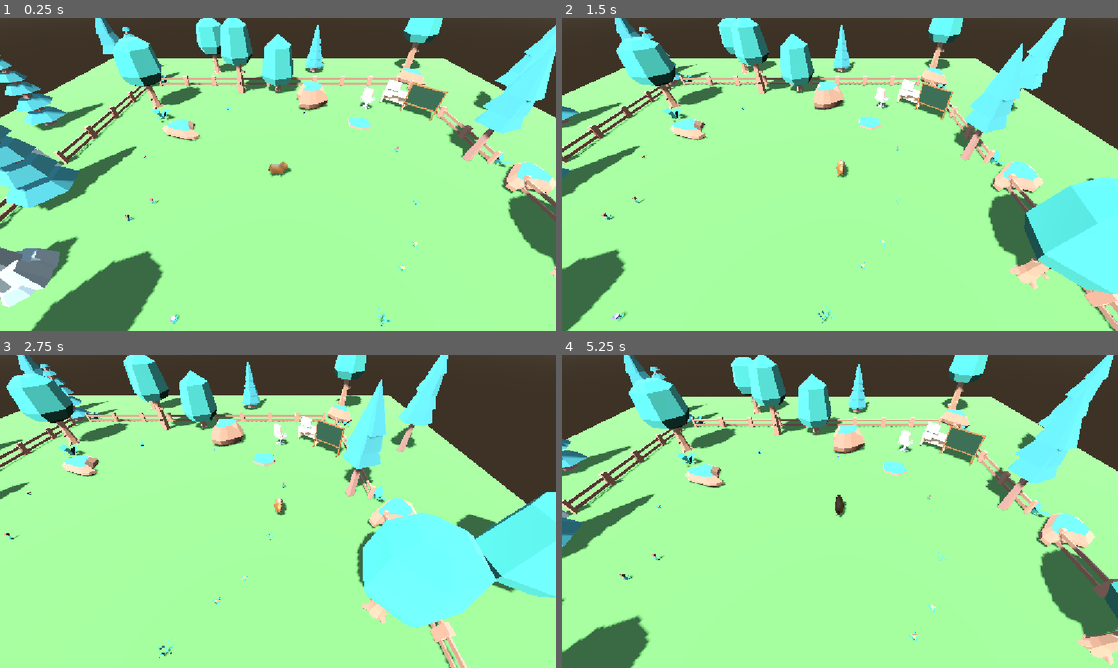
Above: before the commit, frames 1-4 (two rows, left to right).
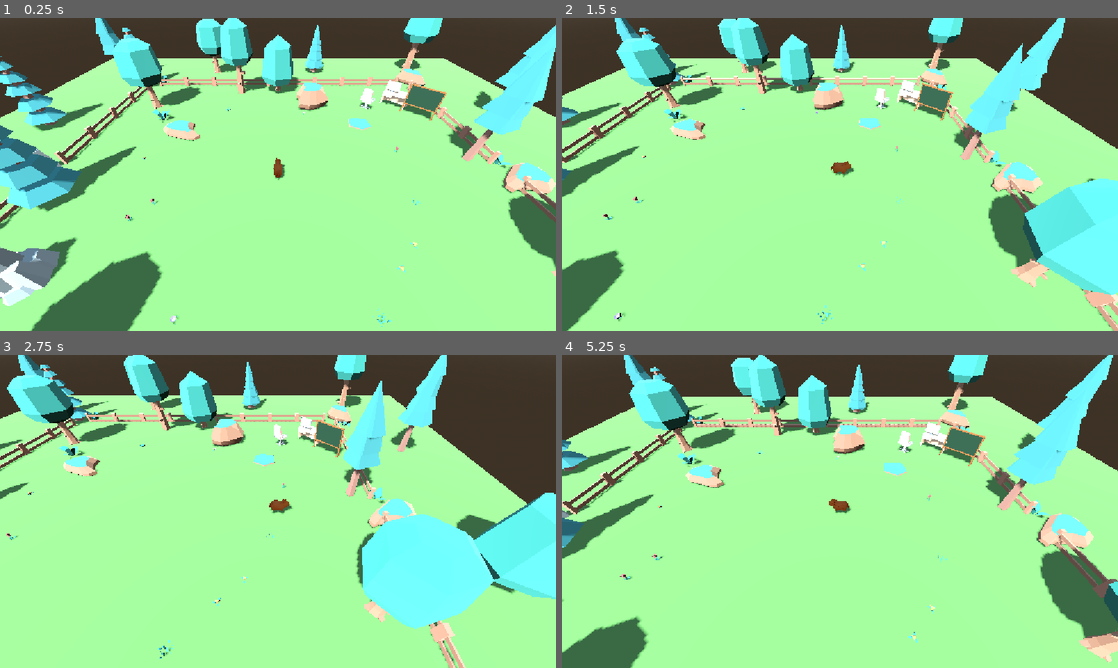
Above: after the commit, the same moments.

Repository: MatheusPatricioo/capivara-ia
Game: Godot game, scene res://scenes/world.tscn
Same seed, same stepped clock (60 frames per second), same inputs: the game is played once before the commit and once after it.
Inputs:
- Up to frame 1 (0.25 s): no input
- Up to frame 2 (1.5 s): tap Enter at 0.5 s; hold D (move_right) 0.53-1.28 s; hold Tab (toggle_control_mode) 0.53-1.28 s; hold S (move_backward) from 1.28 s (still down); tap Tab (toggle_control_mode) at 1.35 s
- Up to frame 3 (2.75 s): release S (move_backward) at 2.03 s; hold D (move_right) from 2.03 s (still down); hold Tab (toggle_control_mode) from 2.03 s (still down)
- Up to frame 4 (5.25 s): release D (move_right) at 2.78 s; release Tab (toggle_control_mode) at 2.78 s; hold W (move_forward) 2.78-3.53 s; tap Tab (toggle_control_mode) at 2.85, 4.35 s; hold Tab (toggle_control_mode) 3.53-4.28 s; hold A (move_left) 3.53-5.03 s; hold S (move_backward) from 5.03 s (still down); hold Tab (toggle_control_mode) from 5.03 s (still down)

The runs differ from the first frame. In frame 1, 3.4% of the frame differs, in the area x 0-100%, y 0-100%; in frame 2, 2.9%; in frame 3, 2.4%; in frame 4, 3.2%.

Commit message:
fix: capybara model orientation and unshaded brown material

Diff:
--- /dev/null
+++ b/world/assets/capybara/capybara_material.tres
@@ -0,0 +1,12 @@
+[gd_resource type="StandardMaterial3D" format=3 uid="uid://dyjn05a0muo0e"]
+
+[ext_resource type="Texture2D" uid="uid://celylyycf1ulb" path="res://assets/capybara/capybara_0.png" id="1_rsnfg"]
+
+[resource]
+resource_name = "material_0"
+shading_mode = 0
+diffuse_mode = 3
+specular_mode = 2
+albedo_color = Color(0.5045574, 0.3446613, 0.23411006, 1)
+albedo_texture = ExtResource("1_rsnfg")
+metadata/_gltf_primary_texture_coord = 0
--- a/world/scenes/capybara.tscn
+++ b/world/scenes/capybara.tscn
@@ -29,4 +29,6 @@
 script = ExtResource("3_capybara_body_animation")
 
 [node name="Model" parent="Body" instance=ExtResource("4_capybara_model")]
-transform = Transform3D(0.8, 0, 0, 0, 0.8, 0, 0, 0, 0.8, 0, 0.4, 0)
+position = Vector3(0, 0.4, 0)
+rotation = Vector3(0, 1.5707964, 0)
+scale = Vector3(0.8, 0.8, 0.8)
--- a/world/scenes/world.tscn
+++ b/world/scenes/world.tscn
@@ -62,7 +62,7 @@
 shadow_enabled = true
 
 [node name="Floor" type="MeshInstance3D" parent="." unique_id=6226552 groups=["navigation_source"]]
-transform = Transform3D(1, 0, 0, 0, 1, 0, 0, 0, 1, 0.0021317005, -0.04581511, -0.02206707)
+transform = Transform3D(1, 0, 0, 0, 1, 0, 0, 0, 1, 0.031867266, -0.0064371824, -0.0035171509)
 mesh = SubResource("PlaneMesh_floor")
 
 [node name="FloorBody" type="StaticBody3D" parent="Floor" unique_id=1769420020]
@@ -177,7 +177,7 @@
 [node name="GrassEast" parent="Nature/Flowers" unique_id=1708394374 instance=ExtResource("35_grass")]
 transform = Transform3D(1, 0, 0, 0, 1, 0, 0, 0, 1, 5, 0, 1.5)
 
-[node name="Bushes" type="Node3D" parent="Nature"]
+[node name="Bushes" type="Node3D" parent="Nature" unique_id=1274194001]
 
 [node name="BushNorthWest" parent="Nature/Bushes" unique_id=2067411809 instance=ExtResource("7_bush")]
 transform = Transform3D(2.5, 0, 0, 0, 2.5, 0, 0, 0, 2.5, -6.5, 0, -4.5)
@@ -185,7 +185,7 @@
 [node name="BushSouthEast" parent="Nature/Bushes" unique_id=1865379186 instance=ExtResource("7_bush")]
 transform = Transform3D(0, 0, 2.5, 0, 2.5, 0, -2.5, 0, 0, 6.5, 0, 7)
 
-[node name="Boundary" parent="." groups=["navigation_source"] instance=ExtResource("6_boundary")]
+[node name="Boundary" parent="." unique_id=173528842 groups=["navigation_source"] instance=ExtResource("6_boundary")]
 
 [node name="Workspace" type="Node3D" parent="." unique_id=1589149773 groups=["navigation_source"]]
 transform = Transform3D(0.70710677, 0, -0.70710677, 0, 1, 0, 0.70710677, 0, 0.70710677, 6.5, 0, -6.5)
@@ -196,6 +196,6 @@
 [node name="Chalkboard" parent="Workspace" unique_id=2146862181 instance=ExtResource("5_chalkboard")]
 transform = Transform3D(1, 0, 0, 0, 1, 0, 0, 0, 1, 2.2, 0, 0)
 
-[node name="NavigationRegion" type="NavigationRegion3D" parent="."]
+[node name="NavigationRegion" type="NavigationRegion3D" parent="." unique_id=1730609506]
 navigation_mesh = SubResource("NavigationMesh_walkable_area")
 script = ExtResource("8_world_navigation")
Binary file changed: world/assets/capybara/capybara.glb
Not shown, added: world/assets/capybara/capybara.glb.import
Binary file added: world/assets/capybara/capybara_0.png
Not shown, added: world/assets/capybara/capybara_0.png.import
Not shown: 2 places in world/scenes/world.tscn that only renumber resources
